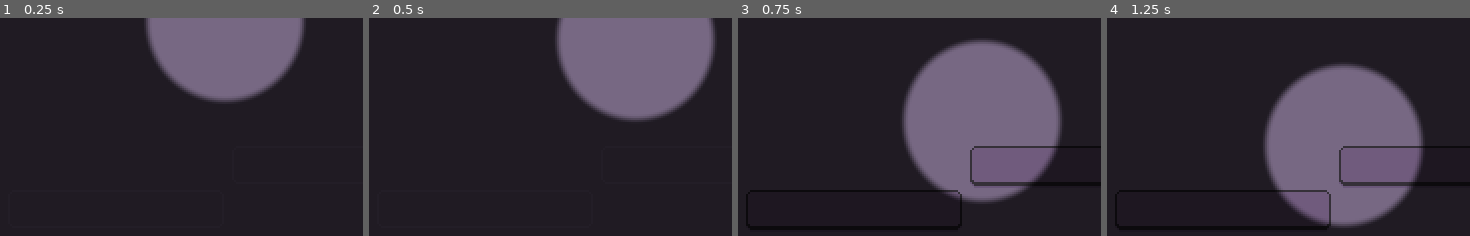
Above: before the commit, frames 1-4 (left to right).
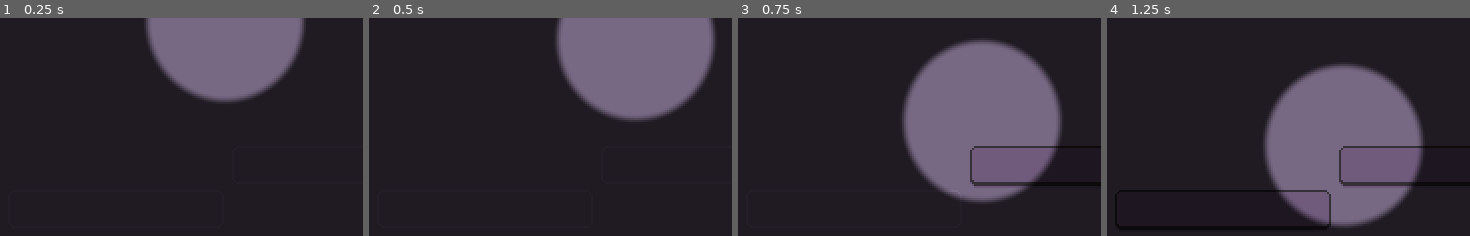
Above: after the commit, the same moments.

Repository: arrowira/dtj36
Game: Godot game, scene res://main.tscn
Same seed, same stepped clock (60 frames per second), same inputs: the game is played once before the commit and once after it.
Inputs (mouse positions are % of the whole screen's width and height, from its top left):
- Up to frame 1 (0.25 s): no input
- Up to frame 2 (0.5 s): no input
- Up to frame 3 (0.75 s): move the mouse to (50, 71) at 0.52 s; hold Up (up) from 0.53 s (still down); tap A (lt) at 0.6 s
- Up to frame 4 (1.25 s): keep holding Up (up)
The pictures show only the part of the screen within x 17-67%, y 44-94%; the shares and areas given below are measured in that part.

Frames 1-2 are identical in both runs. In frame 3, 1.2% of the frame differs, in the area x 2-62%, y 78-97%; in frame 4, nothing differs.

Commit message:
redo fudge calc

Diff:
--- a/dtj-36-proj/spot_light.gd
+++ b/dtj-36-proj/spot_light.gd
@@ -8,8 +8,8 @@
 	ll.get_material().set_shader_parameter("innerRad", r)
 
 	var mousePosNode = get_node('mousePos')
-	var fudge = .72 # get the collision area to align with the spot
-	mousePosNode.scale = Vector2(r, r) * 400 * fudge
+	var fudge = 1.02 # get the collision area to align with the spot
+	mousePosNode.scale = Vector2(r, r) * 250 * fudge
 
 	var obj = get_parent().find_child("Entrance")
 	print('objp ', get_parent())
